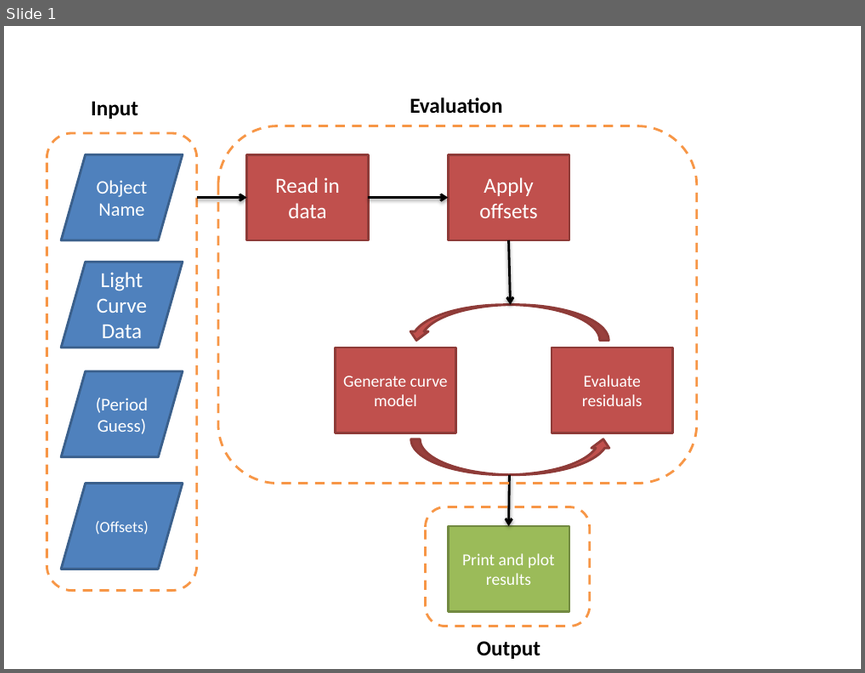
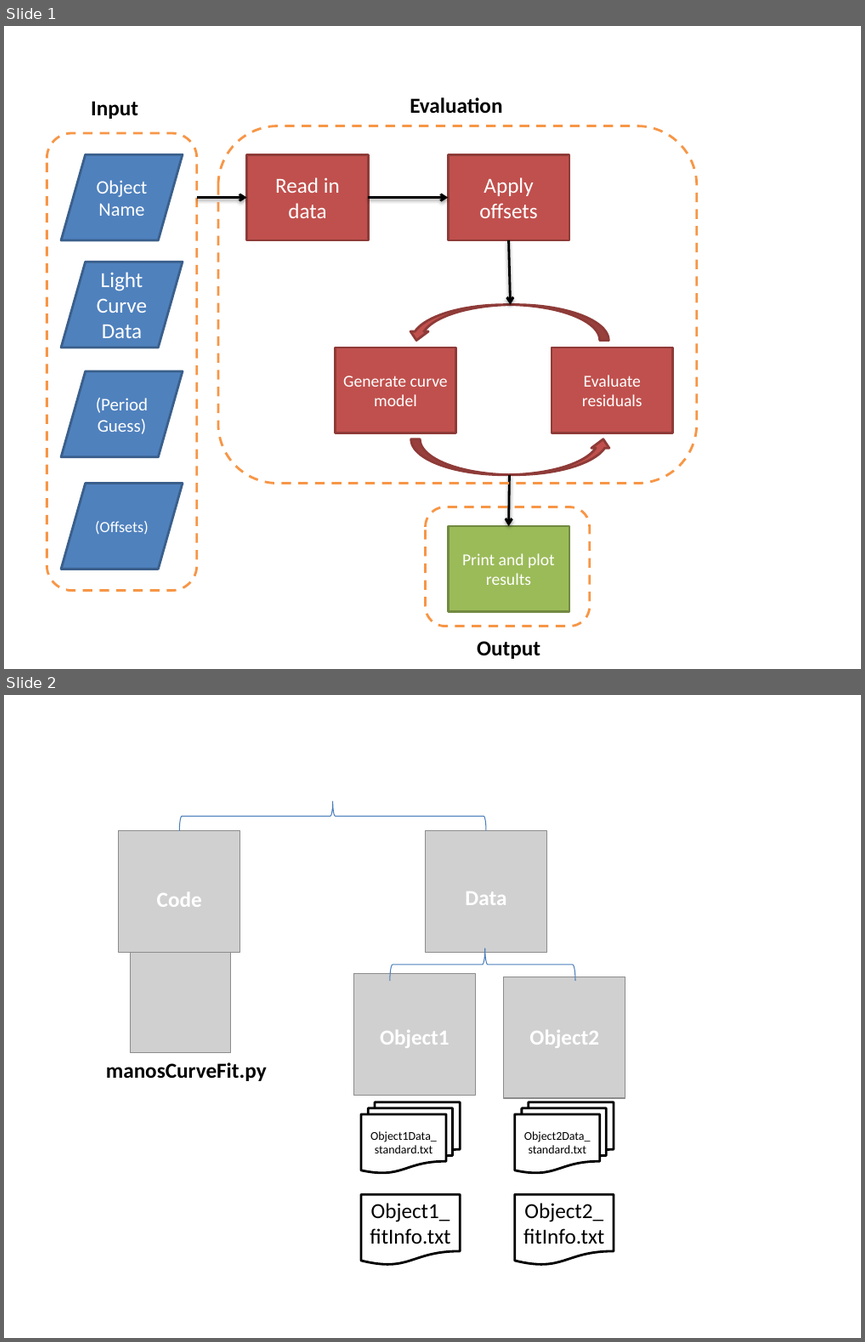
Before and after one commit to hoseasiu/12ThU, a slide deck: Documentation/manosCurveFit/manosCurveFit_flowchart.pptx. Shown one above the other, each under a label of ours: slide 1 before the commit, slides 1 and 2 after it. The pictures are 865x673 and 865x1342 pixels, drawn with LibreOffice and Linux fonts; fonts in the diff are those of the drawing; grey boxes stand for pictures. Boxes give left, top, right and bottom in pixels: in the first picture for what was removed or moved away, otherwise in the second. Text is boxed around its words. In the diff, an @@ line names an element or a change of style, - is before the commit and + after.

```diff
--- a/Documentation/manosCurveFit/manosCurveFit_flowchart.pptx
+++ b/Documentation/manosCurveFit/manosCurveFit_flowchart.pptx
@@ slide 2 added at bbox=[4, 695, 861, 1338], background #FFFFFF @@
@@ left brace added at bbox=[180, 801, 487, 830], outline #4B7EBC 0.75 pt @@
@@ picture added at bbox=[119, 830, 240, 952] @@
@@ picture added at bbox=[426, 830, 547, 952] @@
@@ text added at bbox=[157, 892, 202, 907], 18 pt, text #FFFFFF, bold @@
+Code
@@ text added at bbox=[465, 891, 506, 905], 18 pt, text #FFFFFF, bold @@
+Data
@@ left brace added at bbox=[391, 947, 575, 981], outline #4B7EBC 0.75 pt @@
@@ picture added at bbox=[130, 952, 230, 1052] @@
@@ picture added at bbox=[353, 974, 475, 1095] @@
@@ picture added at bbox=[504, 977, 625, 1099] @@
@@ text added at bbox=[380, 1030, 449, 1048], 18 pt, text #FFFFFF, bold @@
+Object1
@@ text added at bbox=[529, 1030, 599, 1048], 18 pt, text #FFFFFF, bold @@
+Object2
@@ text added at bbox=[106, 1062, 267, 1081], 18 pt, text #000000, bold @@
+manosCurveFit.py
@@ flow chart multidocument added at bbox=[361, 1102, 460, 1173], fill #FFFFFF, outline #000000 2 pt, 10 pt, text #000000 @@
+Object1Data_standard.txt
@@ flow chart multidocument added at bbox=[515, 1102, 613, 1173], fill #FFFFFF, outline #000000 2 pt, 10 pt, text #000000 @@
+Object2Data_standard.txt
@@ flow chart document added at bbox=[361, 1195, 460, 1265], fill #FFFFFF, outline #000000 2 pt, 18 pt, text #000000 @@
+Object1_fitInfo.txt
@@ flow chart document added at bbox=[515, 1195, 613, 1265], fill #FFFFFF, outline #000000 2 pt, 18 pt, text #000000 @@
+Object2_fitInfo.txt
```
Also in this commit, not shown: 8 other files.
